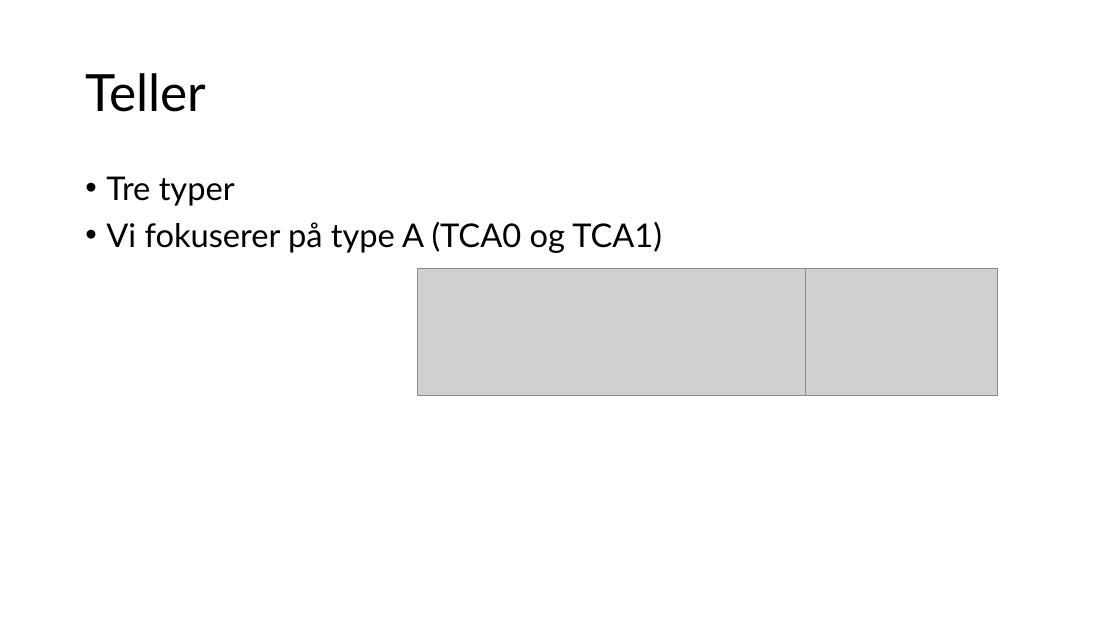
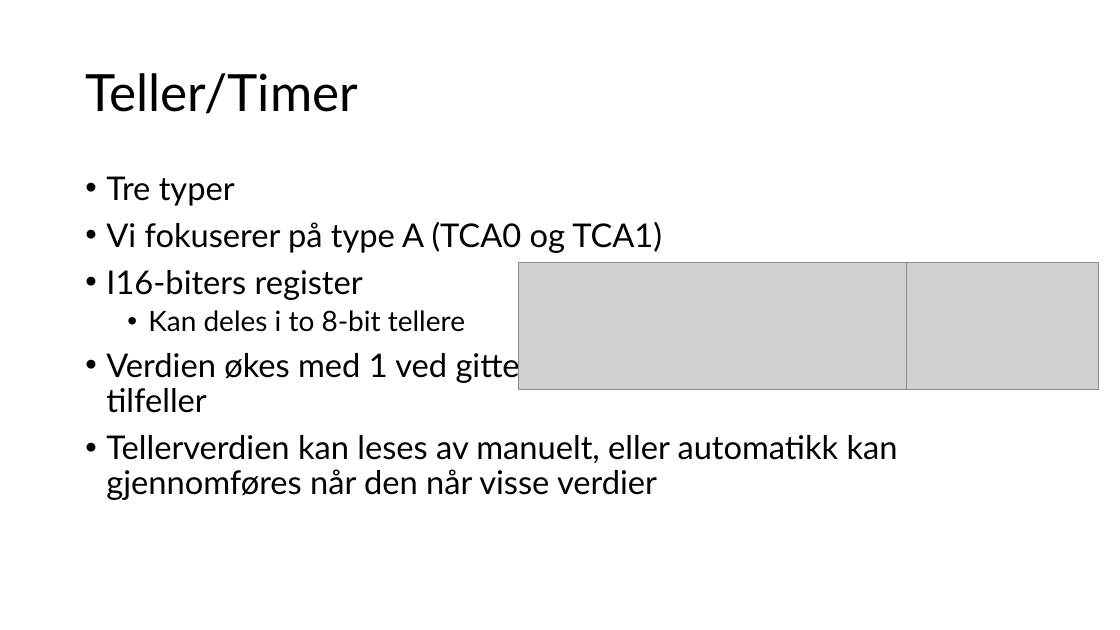
Before and after one commit to ElektraVerksted/AVR-kurs, a slide deck: slide 15 of Kursdag 2/Dag to.pptx (slide 14 before the commit). Drawn at 1120x630 pixels with LibreOffice and Linux fonts; fonts in the diff are those of the drawing; grey boxes stand for pictures. Boxes give left, top, right and bottom in pixels: in the first picture for what was removed or moved away, otherwise in the second. Text is boxed around its words. In the diff, an @@ line names an element or a change of style, - is before the commit and + after.

```diff
--- a/Kursdag 2/Dag to.pptx
+++ b/Kursdag 2/Dag to.pptx
@@ title at box(85, 73, 358, 114): text changed @@
-Teller
+Teller/Timer
@@ picture: place and size @@
-picture at box(418, 268, 806, 396)
+picture at box(519, 262, 907, 390)
@@ picture: place and size @@
-picture at box(806, 268, 997, 396)
+picture at box(907, 262, 1098, 390)
@@ text at box(106, 270, 898, 500): paragraphs added @@
+• I16-biters register
+  • Kan deles i to 8-bit tellere
+• Verdien økes med 1 ved gitte
+  tilfeller
+• Tellerverdien kan leses av manuelt, eller automatikk kan gjennomføres når den når visse verdier
```
Also in this commit, not shown: 6 other slides changed, 4 slides added.
